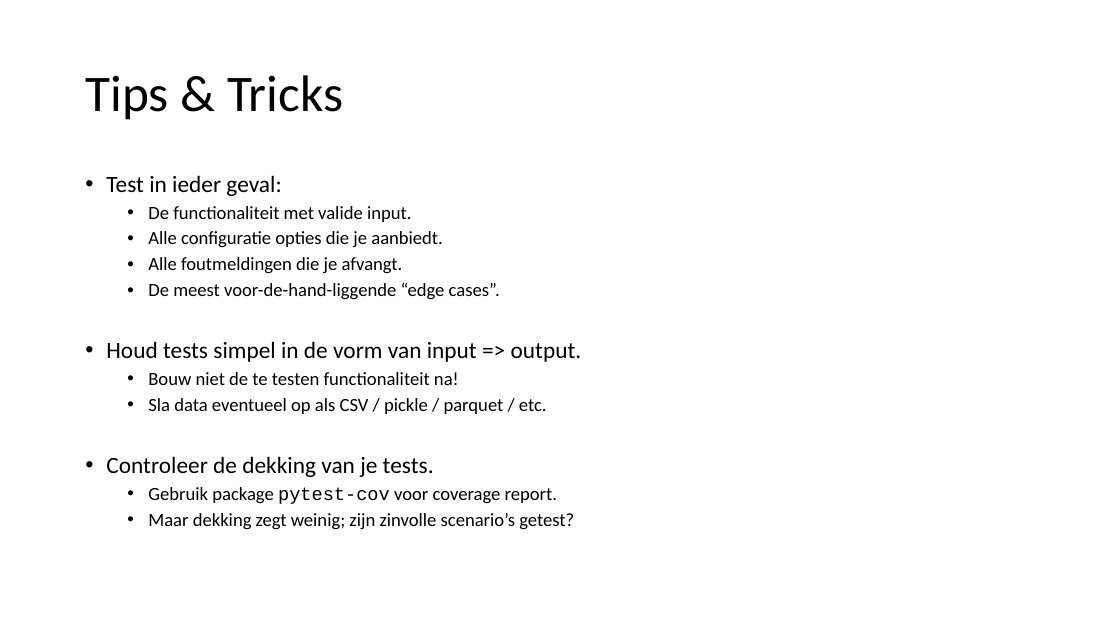
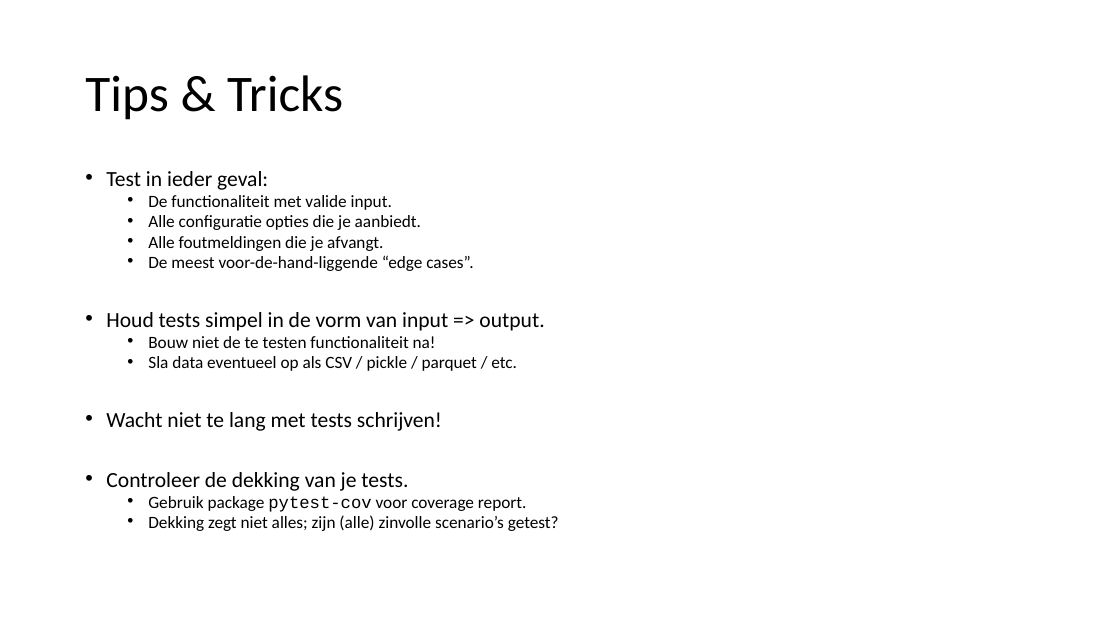
Before and after one commit to LFKoning/knowledge-sharing, a slide deck: slide 12 of unit_tests/kennissessie_unit_testing.pptx. Drawn at 1120x630 pixels with LibreOffice and Linux fonts; fonts in the diff are those of the drawing. Boxes give left, top, right and bottom in pixels: in the first picture for what was removed or moved away, otherwise in the second. Text is boxed around its words. In the diff, an @@ line names an element or a change of style, - is before the commit and + after.

```diff
--- a/unit_tests/kennissessie_unit_testing.pptx
+++ b/unit_tests/kennissessie_unit_testing.pptx
@@ text at bbox=[106, 171, 544, 512]: size 20 to 18.5 pt in "Test in ieder geval:", "Houd tests simpel in de vorm van ...", "Controleer de dekking van je tests."; size 16 to 14.8 pt in "De functionaliteit met valide input.", "Alle configuratie opties die je aanbiedt.", "Alle foutmeldingen die je afvangt.", "De meest voor-de-hand-liggende “edge cases”." and 3 more places; line spacing 0.9 to 0.7 @@
@@ text at bbox=[106, 412, 442, 431]: paragraph added @@
+• Wacht niet te lang met tests schrijven!
@@ text at bbox=[148, 515, 559, 531]: text changed; size 16 to 14.8 pt @@
-  • Maar dekking zegt weinig; zijn zinvolle scenario’s getest?
+  • Dekking zegt niet alles; zijn (alle) zinvolle scenario’s getest?
```
Also in this commit, not shown: 1 other slide changed.
